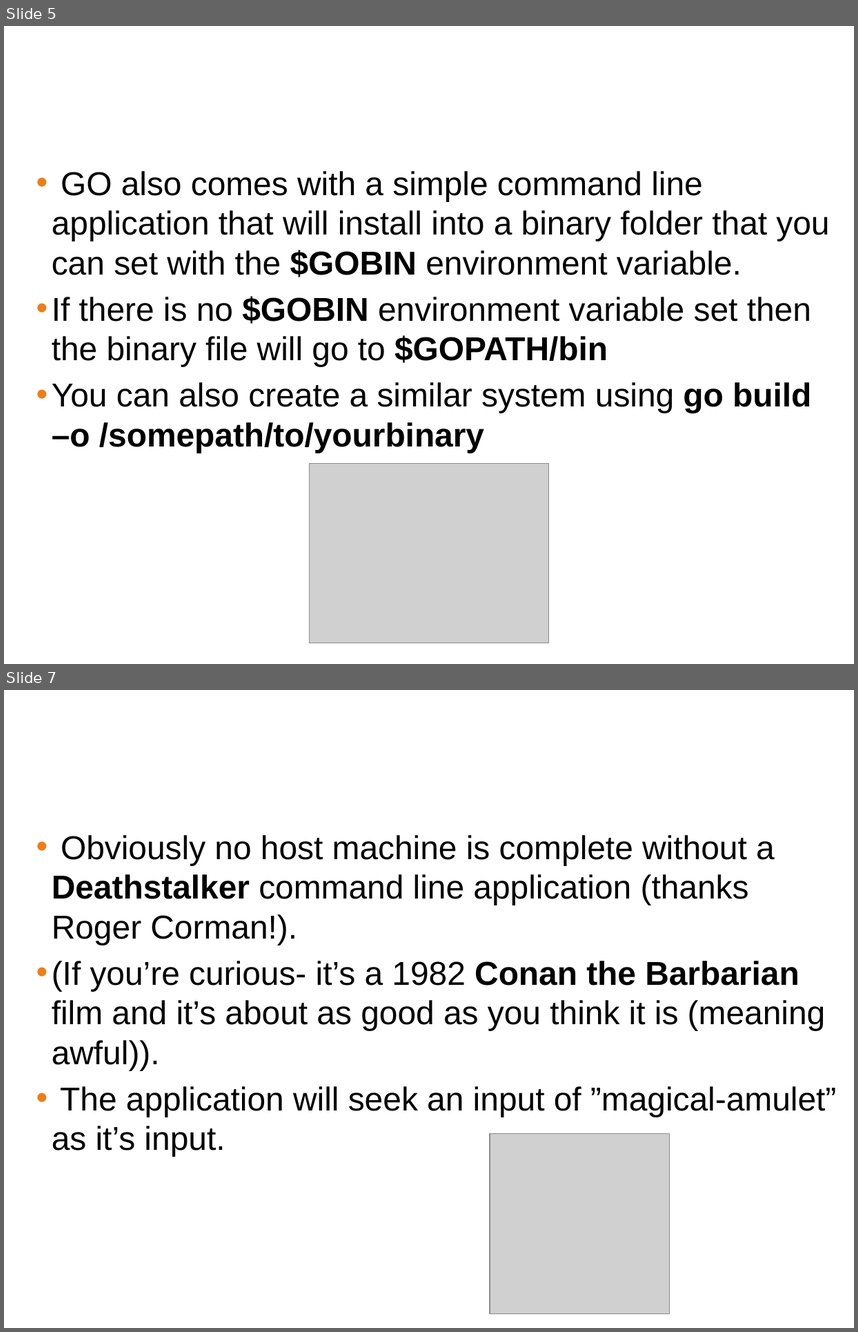
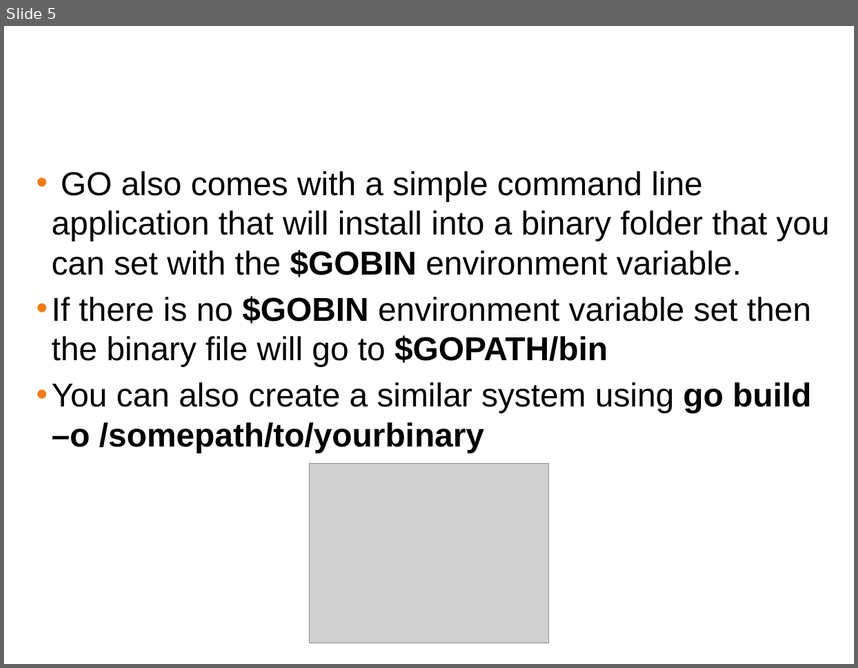
Before and after one commit to ferninphilly/golang_vmware, a slide deck: Module_5/presentations/module_5_presentation.pptx. Shown one above the other, each under a label of ours: slides 5 and 7 before the commit, slide 5 after it; the slides between them are not shown. The pictures are 858x1332 and 858x668 pixels, drawn with LibreOffice and Linux fonts; fonts in the diff are those of the drawing; grey boxes stand for pictures; background and template pictures are left out. Boxes give left, top, right and bottom in pixels: in the first picture for what was removed or moved away, otherwise in the second. Text is boxed around its words. In the diff, an @@ line names an element or a change of style, - is before the commit and + after.

```diff
--- a/Module_5/presentations/module_5_presentation.pptx
+++ b/Module_5/presentations/module_5_presentation.pptx
@@ slide 7 removed at bbox=[4, 690, 854, 1328], background #FFFFFF @@
@@ title removed at bbox=[11, 704, 846, 767] @@
-The Deathstalker Command line app
@@ text removed at bbox=[52, 835, 836, 1156] @@
-• Obviously no host machine is complete without a Deathstalker command line application (thanks Roger Corman!).
-• (If you’re curious- it’s a 1982 Conan the Barbarian film and it’s about as good as you think it is (meaning awful)).
-• The application will seek an input of ”magical-amulet” as it’s input.
@@ picture removed at bbox=[489, 1134, 670, 1314] @@
```
Also in this commit, not shown: 1 slide changed, 1 slide added, 2 other files.
